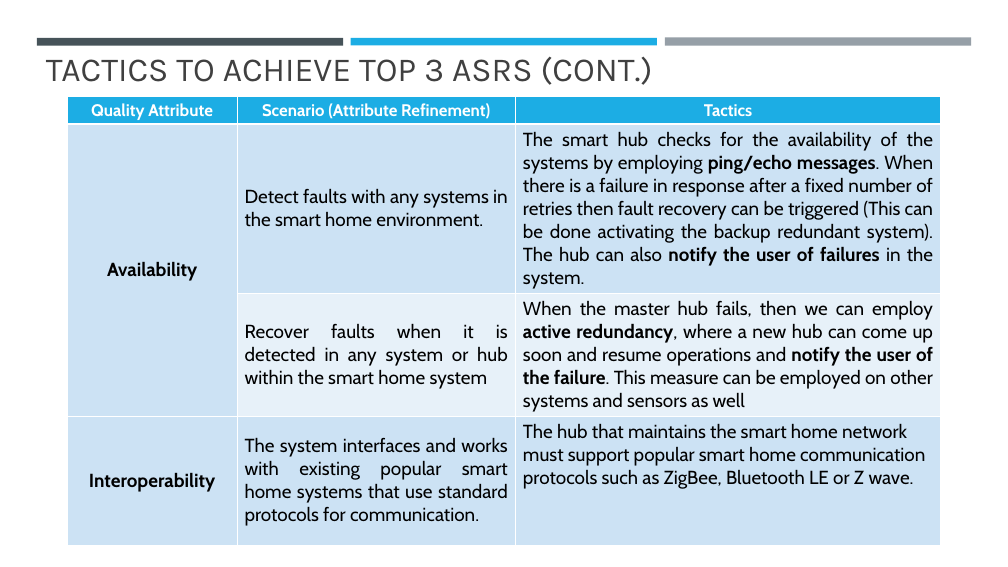
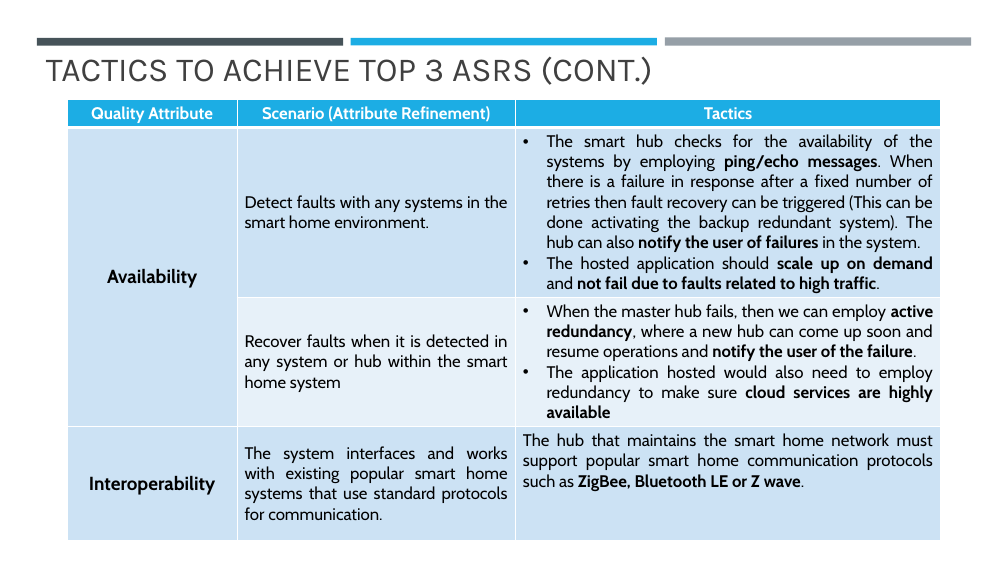
Before and after one commit to Akhilsudh/BITS-Assignment, a slide deck: slide 4 of Semester 2/Software Architecture/Assignment 2/SA-Assignment-2021MT12054.pptx. Drawn at 1008x567 pixels with LibreOffice and Linux fonts; fonts in the diff are those of the drawing. Boxes give left, top, right and bottom in pixels: in the first picture for what was removed or moved away, otherwise in the second. Text is boxed around its words. In the diff, an @@ line names an element or a change of style, - is before the commit and + after.

```diff
--- a/Semester 2/Software Architecture/Assignment 2/SA-Assignment-2021MT12054.pptx
+++ b/Semester 2/Software Architecture/Assignment 2/SA-Assignment-2021MT12054.pptx
@@ table at (x1=67, y1=100, x2=941, y2=539) @@
-row 2, column 3: The smart hub checks for the availability of the systems by employing ping/echo messages. When there is a failure in response after a fixed number of retries then fault recovery can be triggered (This can be done activating the backup redundant system). The hub can also notify the user of failures in the system.
+row 2, column 3: The smart hub checks for the availability of the systems by employing ping/echo messages. When there is a failure in response after a fixed number of retries then fault recovery can be triggered (This can be done activating the backup redundant system). The hub can also notify the user of failures in the system. / The hosted application should scale up on demand and not fail due to faults related to high traffic.
-row 3, column 3: When the master hub fails, then we can employ active redundancy, where a new hub can come up soon and resume operations and notify the user of the failure. This measure can be employed on other systems and sensors as well
+row 3, column 3: When the master hub fails, then we can employ active redundancy, where a new hub can come up soon and resume operations and notify the user of the failure. / The application hosted would also need to employ redundancy to make sure cloud services are highly available
@@ size 18 to 16 pt in "Detect faults with any systems in the ...", "Recover faults when it is detected in ...", "The system interfaces and works with existing ...", "The hub that maintains the smart home ..." @@
@@ bold on in "ZigBee, Bluetooth LE or Z wave." @@
@@ alignment left to justified @@
@@ table resized from (x1=67, y1=96, x2=941, y2=540) to (x1=67, y1=100, x2=941, y2=539) @@
```
Also in this commit, not shown: 3 other slides changed.
